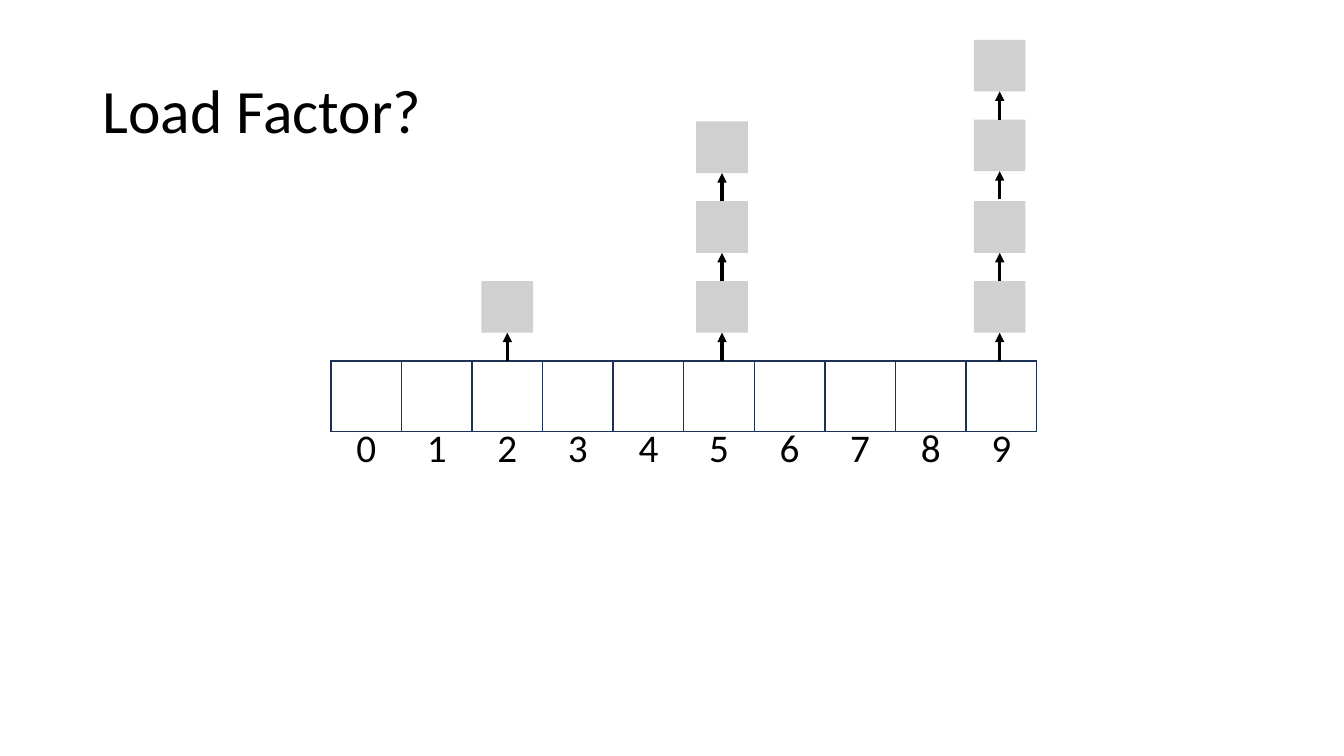
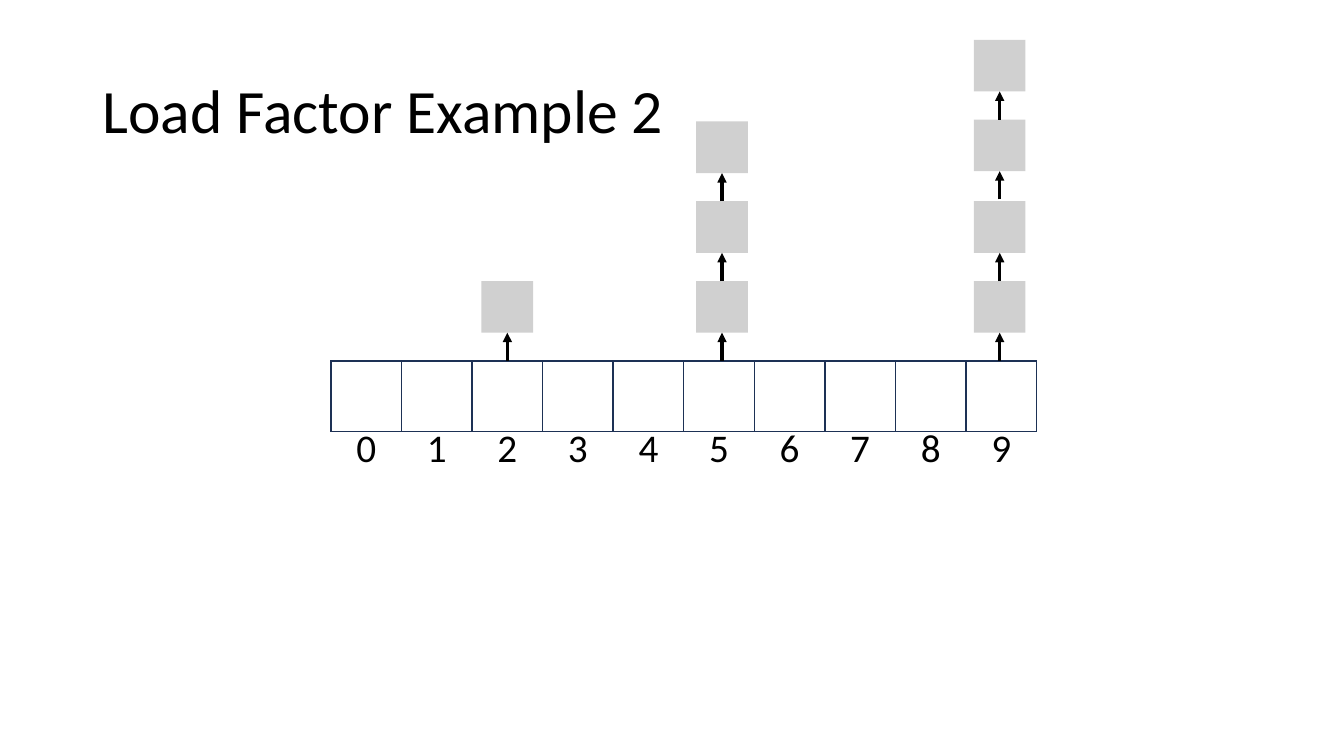
Before and after one commit to natebrunelle/cse332, a slide deck: slide 14 of markdown/files/slides/lecture11_hashtables2.pptx (slide 15 before the commit). Drawn at 1344x756 pixels with LibreOffice and Linux fonts; fonts in the diff are those of the drawing; grey boxes stand for pictures. Boxes give left, top, right and bottom in pixels: in the first picture for what was removed or moved away, otherwise in the second. Text is boxed around its words. In the diff, an @@ line names an element or a change of style, - is before the commit and + after.

```diff
--- a/markdown/files/slides/lecture11_hashtables2.pptx
+++ b/markdown/files/slides/lecture11_hashtables2.pptx
@@ title at [102, 90, 663, 143]: text changed @@
-Load Factor?
+Load Factor Example 2
```
Also in this commit, not shown: 12 other slides changed, 6 slides removed, 7 other files.
